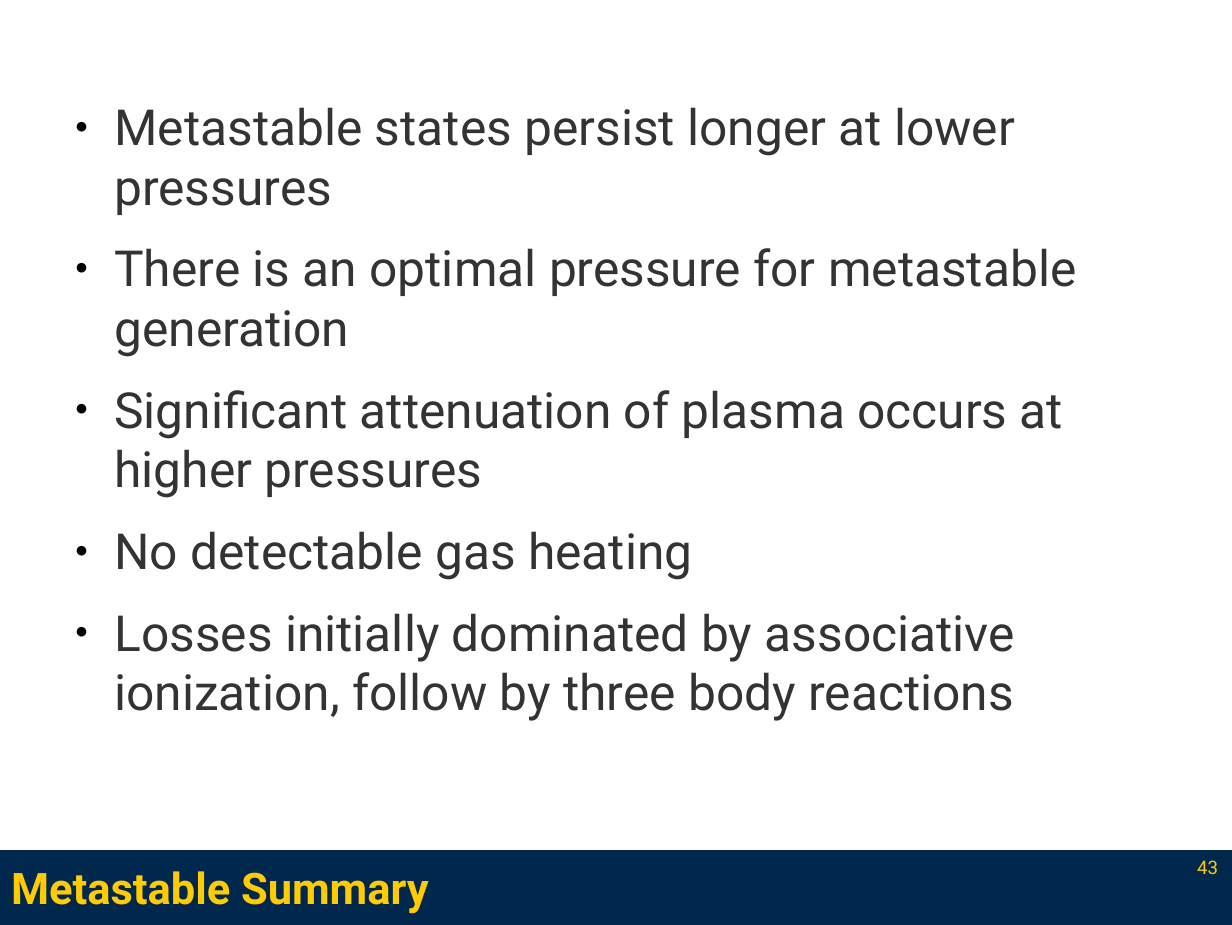
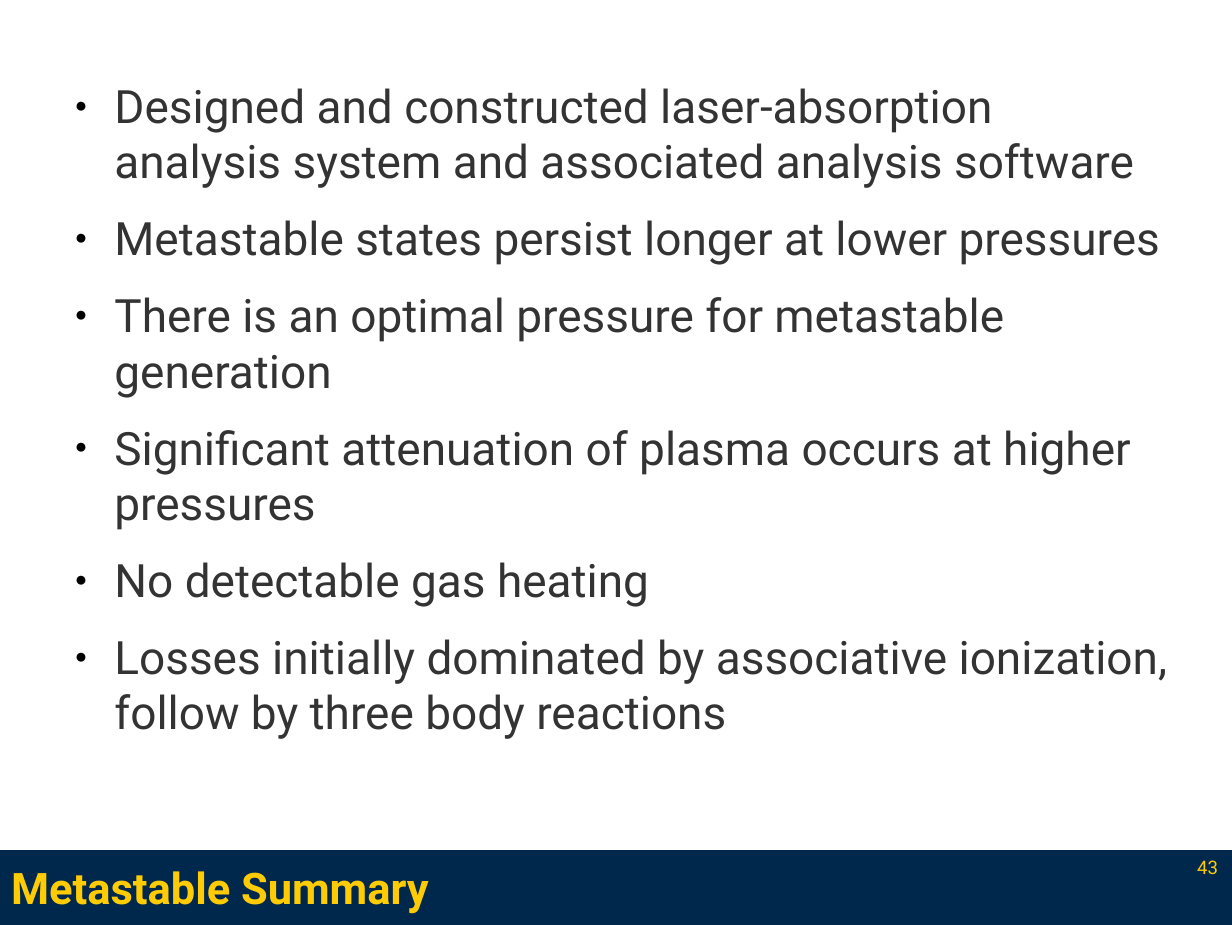
Before and after one commit to l3enny/dissertation, a slide deck: slide 43 of defense/presentation_annotated.odp. Drawn at 1232x925 pixels with LibreOffice and Linux fonts; fonts in the diff are those of the drawing. Boxes give left, top, right and bottom in pixels: in the first picture for what was removed or moved away, otherwise in the second. Text is boxed around its words. In the diff, an @@ line names an element or a change of style, - is before the commit and + after.

```diff
--- a/defense/presentation_annotated.odp
+++ b/defense/presentation_annotated.odp
@@ text at (114, 88, 1134, 188): paragraph added @@
+● Designed and constructed laser-absorption analysis system and associated analysis software
@@ text at (114, 220, 1168, 739): size 32 to 29.6 pt in "Metastable states persist longer at lower pressures", "There is an optimal pressure for metastable ...", "Significant attenuation of plasma occurs at higher ...", "No detectable gas heating" and 1 more places @@
```
Also in this commit, not shown: 3 other slides changed, 10 slides added, 2 slides removed, 12 other files.
